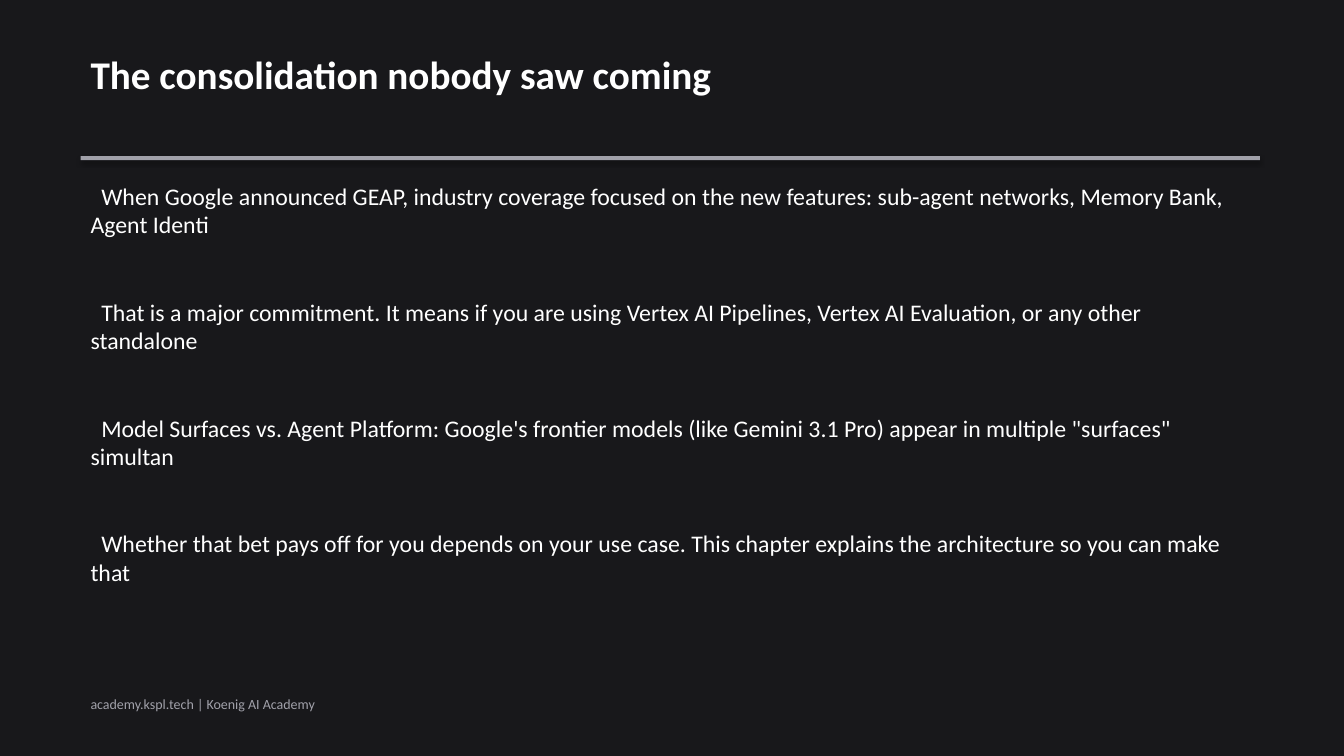
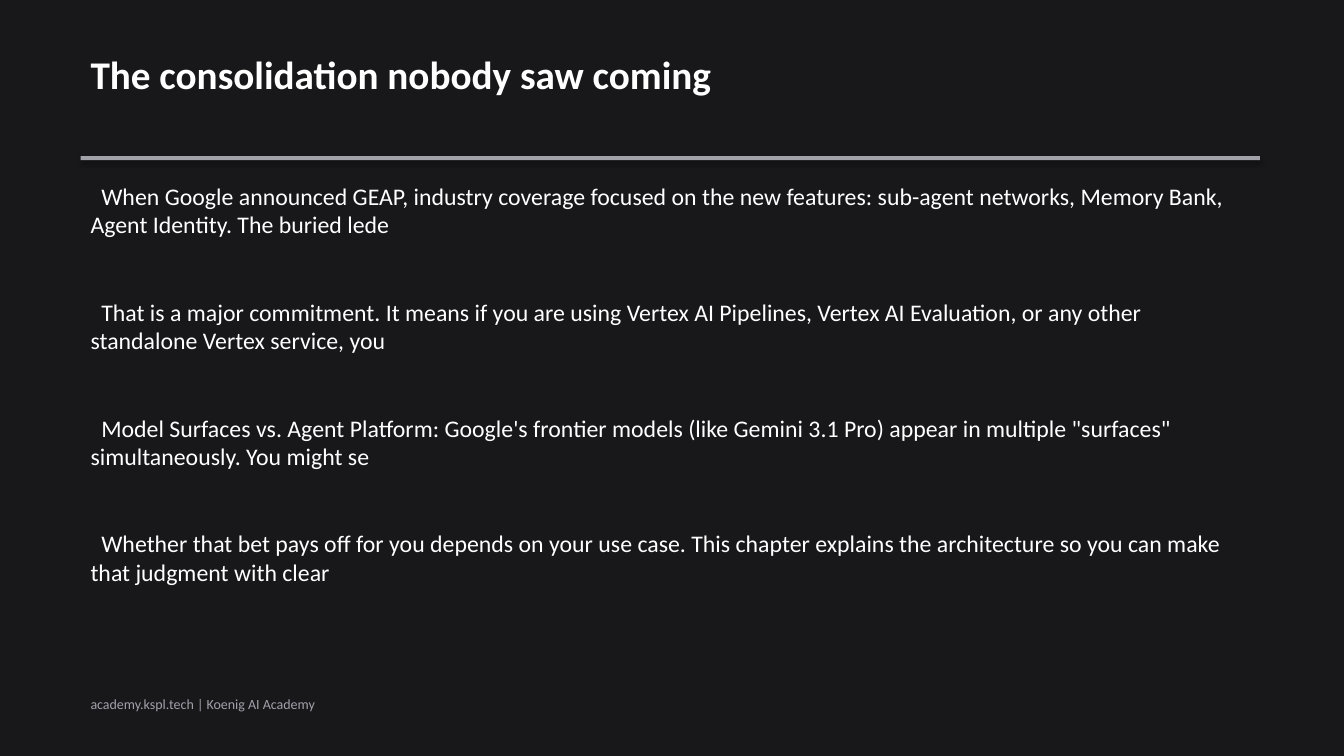
Before and after one commit to Koenig-Solutions-Private-Limited/koenig-ai-org, a slide deck: slide 3 of vault/courses/gemini-enterprise-agents/ch01-slides.pptx. Drawn at 1344x756 pixels with LibreOffice and Linux fonts; fonts in the diff are those of the drawing. Boxes give left, top, right and bottom in pixels: in the first picture for what was removed or moved away, otherwise in the second. Text is boxed around its words. In the diff, an @@ line names an element or a change of style, - is before the commit and + after.

```diff
--- a/vault/courses/gemini-enterprise-agents/ch01-slides.pptx
+++ b/vault/courses/gemini-enterprise-agents/ch01-slides.pptx
@@ text at (91, 188, 1223, 237): text changed @@
-When Google announced GEAP, industry coverage focused on the new features: sub-agent networks, Memory Bank, Agent Identi
+When Google announced GEAP, industry coverage focused on the new features: sub-agent networks, Memory Bank, Agent Identity. The buried lede
@@ text at (91, 304, 1141, 353): text changed @@
-That is a major commitment. It means if you are using Vertex AI Pipelines, Vertex AI Evaluation, or any other standalone
+That is a major commitment. It means if you are using Vertex AI Pipelines, Vertex AI Evaluation, or any other standalone Vertex service, you
@@ text at (91, 420, 1171, 469): text changed @@
-Model Surfaces vs. Agent Platform: Google's frontier models (like Gemini 3.1 Pro) appear in multiple "surfaces" simultan
+Model Surfaces vs. Agent Platform: Google's frontier models (like Gemini 3.1 Pro) appear in multiple "surfaces" simultaneously. You might se
@@ text at (91, 535, 1219, 585): text changed @@
-Whether that bet pays off for you depends on your use case. This chapter explains the architecture so you can make that
+Whether that bet pays off for you depends on your use case. This chapter explains the architecture so you can make that judgment with clear
```
Also in this commit, not shown: 5 other slides changed, 6 other files.
